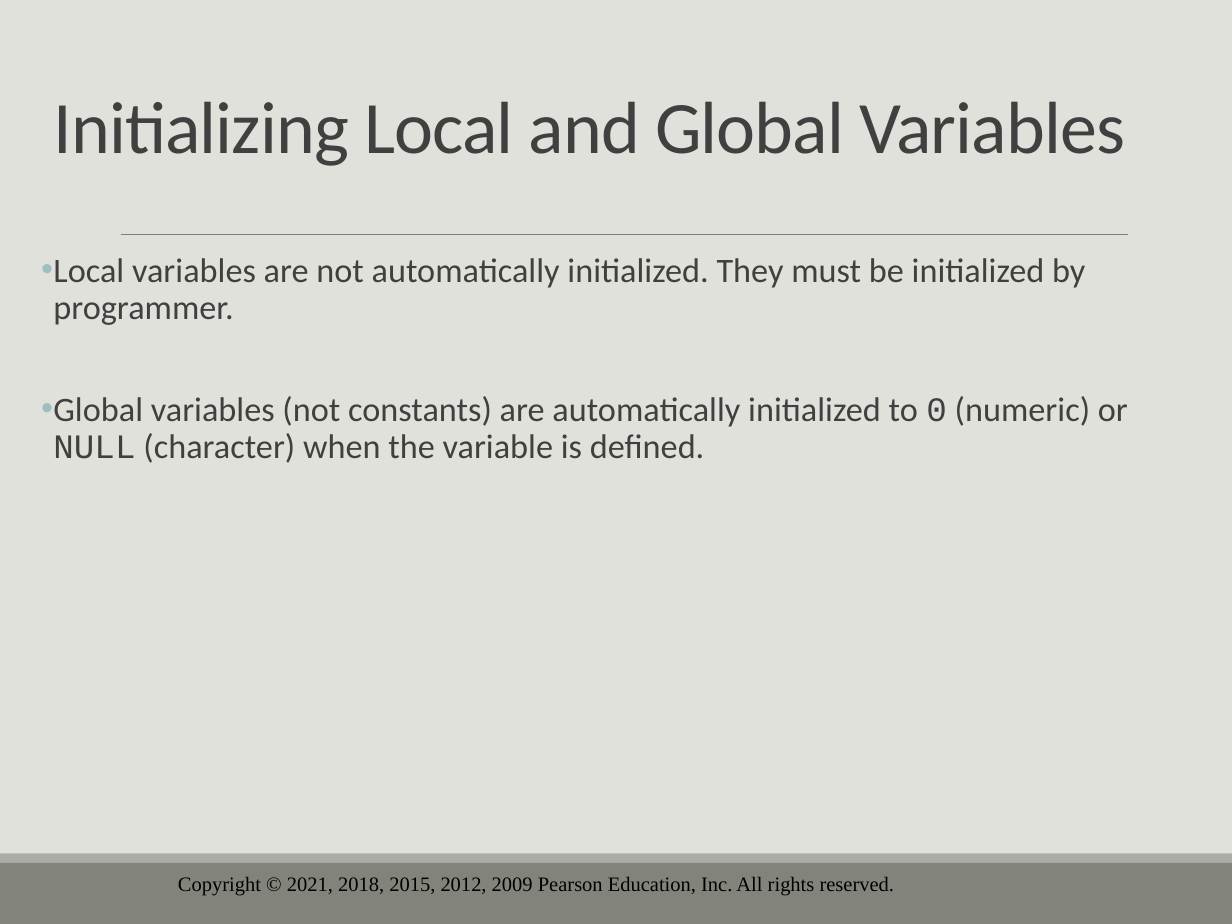
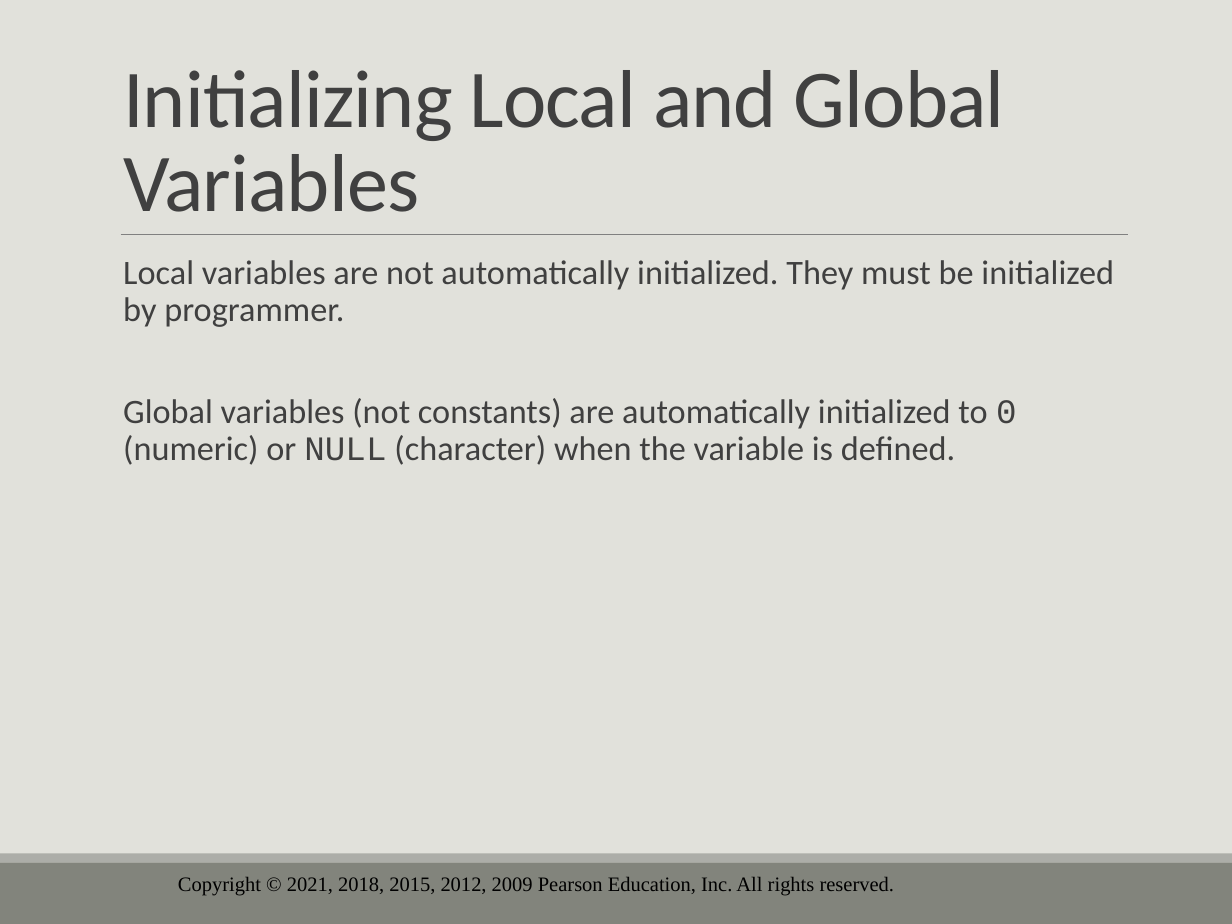
Before and after one commit to drolsonmi/eng1400, a slide deck: slide 45 of 1400_06_Functions.pptx (slide 55 before the commit). Drawn at 1232x924 pixels with LibreOffice and Linux fonts; fonts in the diff are those of the drawing; background and template pictures are left out. Boxes give left, top, right and bottom in pixels: in the first picture for what was removed or moved away, otherwise in the second. Text is boxed around its words. In the diff, an @@ line names an element or a change of style, - is before the commit and + after.

```diff
--- a/1400_06_Functions.pptx
+++ b/1400_06_Functions.pptx
@@ title "Initializing Local and Global Variables": place and size @@
-title "Initializing Local and Global Variables" at (53,101,1125,166)
+title "Initializing Local and Global Variables" at (123,70,1005,212)
@@ title "Initializing Local and Global Variables" at (123,70,1005,212): size 43.2 to 48 pt @@
@@ text "Local variables are not automatically ...": place and size @@
-text "Local variables are not automatically ..." at (53,258,1128,463)
+text "Local variables are not automatically ..." at (123,260,1114,465)
@@ text "Local variables are not automatically ..." at (123,260,1114,465): bullet • to   @@
```
Also in this commit, not shown: 17 other slides changed, 17 slides removed, 2 other files.
